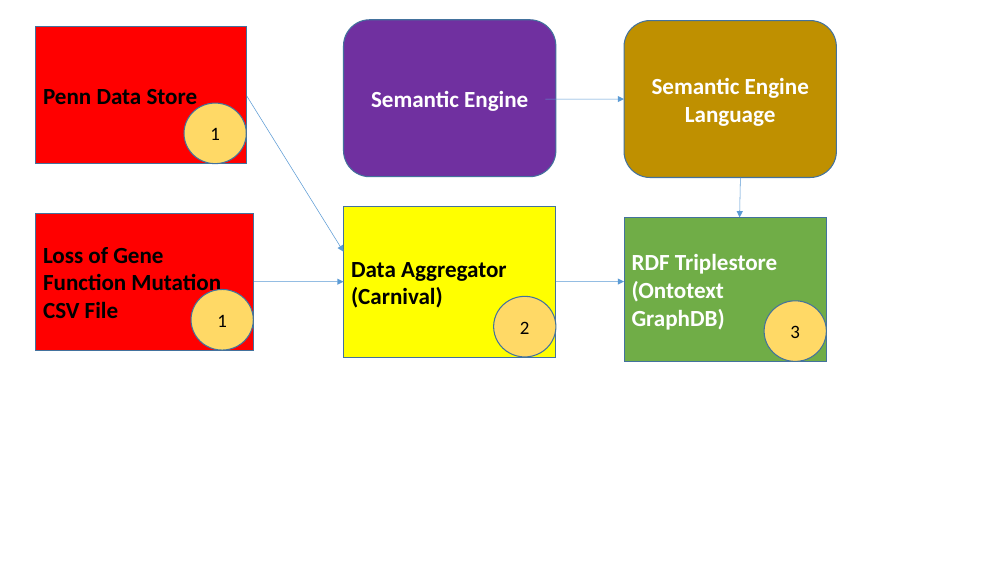
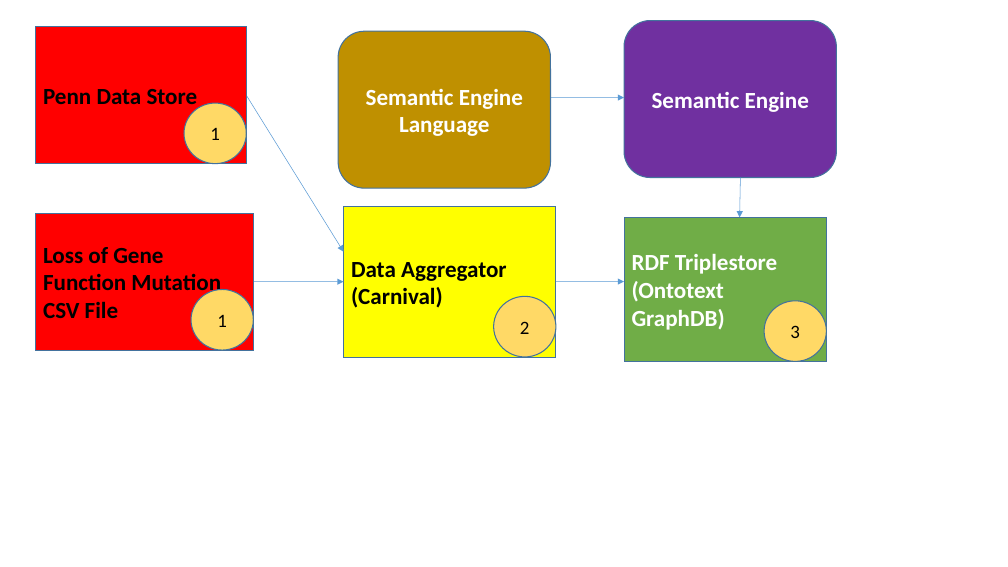
Before and after one commit to PennTURBO/semantic-engine, a slide deck: slide 6 of Acorn_diagrams.pptx (slide 2 before the commit). Drawn at 1008x567 pixels with LibreOffice and Linux fonts; fonts in the diff are those of the drawing. Boxes give left, top, right and bottom in pixels: in the first picture for what was removed or moved away, otherwise in the second. Text is boxed around its words. In the diff, an @@ line names an element or a change of style, - is before the commit and + after.

```diff
--- a/Acorn_diagrams.pptx
+++ b/Acorn_diagrams.pptx
@@ rounded rectangle "Semantic Engine": place and size @@
-rounded rectangle "Semantic Engine" at box(343, 20, 556, 177)
+rounded rectangle "Semantic Engine" at box(624, 20, 836, 178)
@@ rounded rectangle "Semantic Engine Language": place and size @@
-rounded rectangle "Semantic Engine Language" at box(624, 20, 836, 178)
+rounded rectangle "Semantic Engine Language" at box(338, 31, 551, 188)
```
Also in this commit, not shown: 2 other slides changed, 4 slides added, 10 other files.
